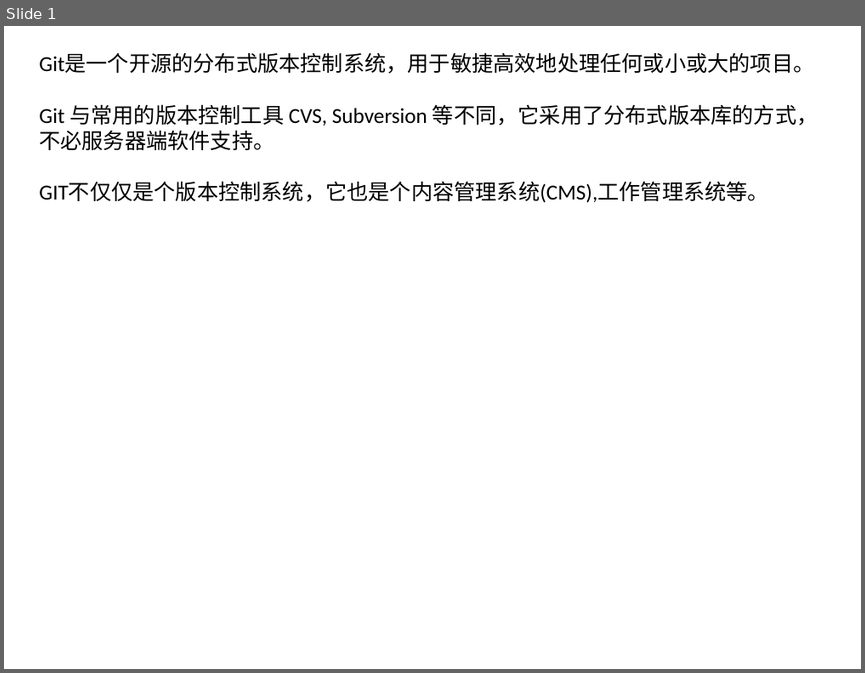
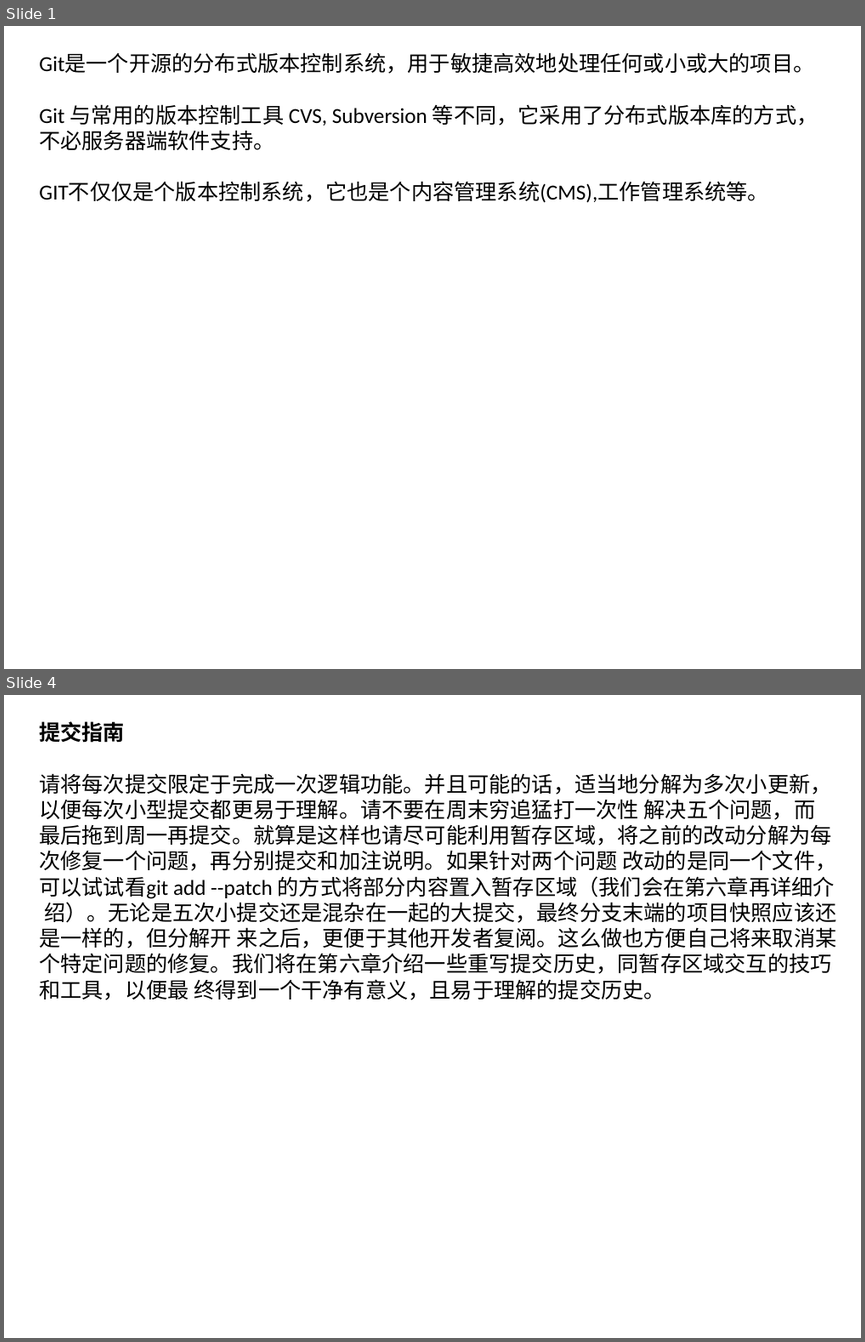
Before and after one commit to greenwonder/MyHtml5, a slide deck: GIT.pptx. Shown one above the other, each under a label of ours: slide 1 before the commit, slides 1 and 4 after it; the slides between them are not shown. The pictures are 865x673 and 865x1342 pixels, drawn with LibreOffice and Linux fonts; fonts in the diff are those of the drawing. Boxes give left, top, right and bottom in pixels: in the first picture for what was removed or moved away, otherwise in the second. Text is boxed around its words. In the diff, an @@ line names an element or a change of style, - is before the commit and + after.

```diff
--- a/GIT.pptx
+++ b/GIT.pptx
@@ slide 4 added at [4,695,861,1338], background #FFFFFF @@
@@ text added at [39,721,837,1000], 18 pt, text #000000 @@
+提交指南
+请将每次提交限定于完成一次逻辑功能。并且可能的话，适当地分解为多次小更新，
+以便每次小型提交都更易于理解。请不要在周末穷追猛打一次性 解决五个问题，而
+最后拖到周一再提交。就算是这样也请尽可能利用暂存区域，将之前的改动分解为每
+次修复一个问题，再分别提交和加注说明。如果针对两个问题 改动的是同一个文件，
+可以试试看git add --patch 的方式将部分内容置入暂存区域（我们会在第六章再详细介
+绍）。无论是五次小提交还是混杂在一起的大提交，最终分支末端的项目快照应该还
+是一样的，但分解开 来之后，更便于其他开发者复阅。这么做也方便自己将来取消某
+个特定问题的修复。我们将在第六章介绍一些重写提交历史，同暂存区域交互的技巧
+和工具，以便最 终得到一个干净有意义，且易于理解的提交历史。
```
Also in this commit, not shown: 5 other slides added.
